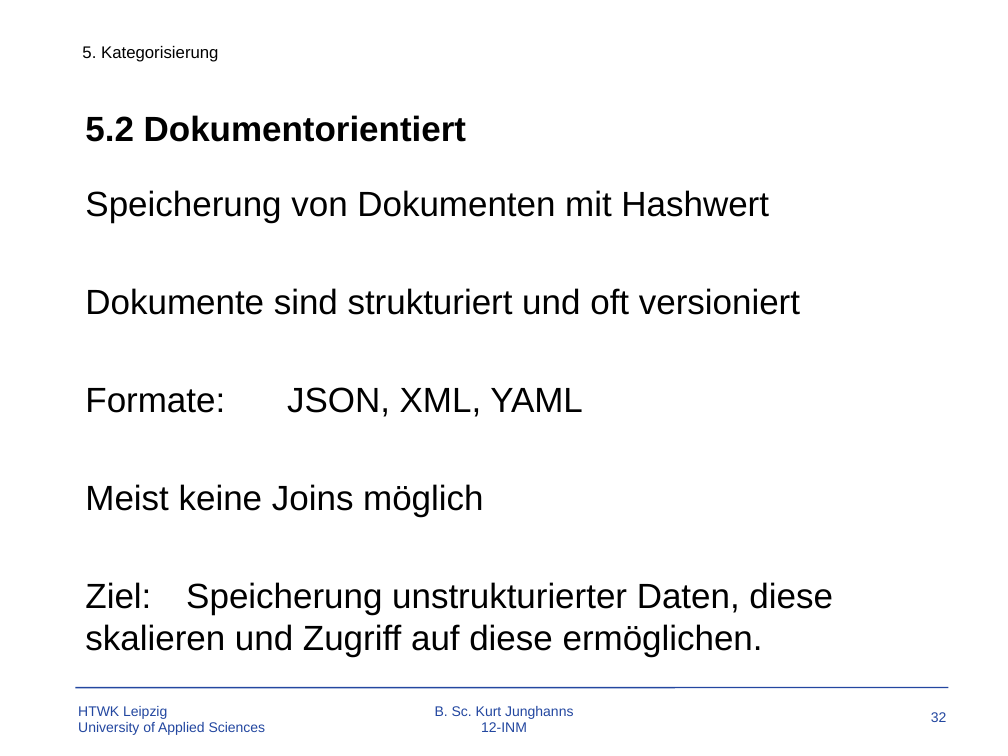
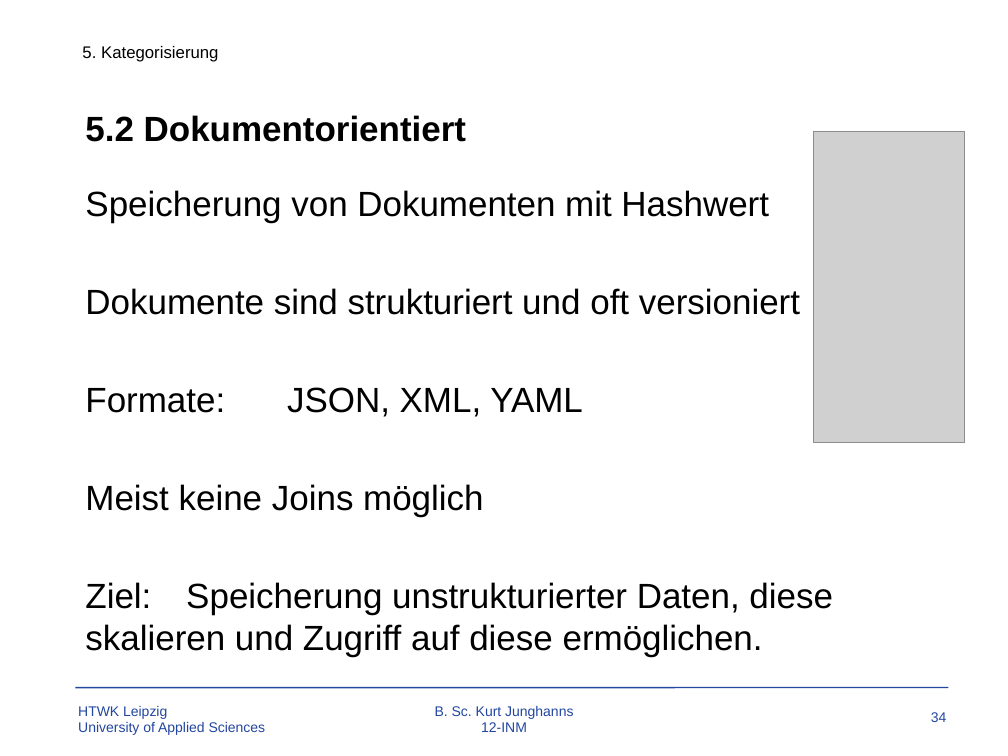
Before and after one commit to TBoonX/OS-Datenbanken, a slide deck: slide 34 of Praesentation.pptx (slide 32 before the commit). Drawn at 1008x756 pixels with LibreOffice and Linux fonts; fonts in the diff are those of the drawing; grey boxes stand for pictures; background and template pictures are left out. Boxes give left, top, right and bottom in pixels: in the first picture for what was removed or moved away, otherwise in the second. Text is boxed around its words. In the diff, an @@ line names an element or a change of style, - is before the commit and + after.

```diff
--- a/Praesentation.pptx
+++ b/Praesentation.pptx
@@ picture added at [813, 132, 965, 443] @@
@@ page number at [931, 712, 947, 722]: text changed @@
-32
+34
```
Also in this commit, not shown: 6 other slides changed, 8 slides added, 4 other files.
